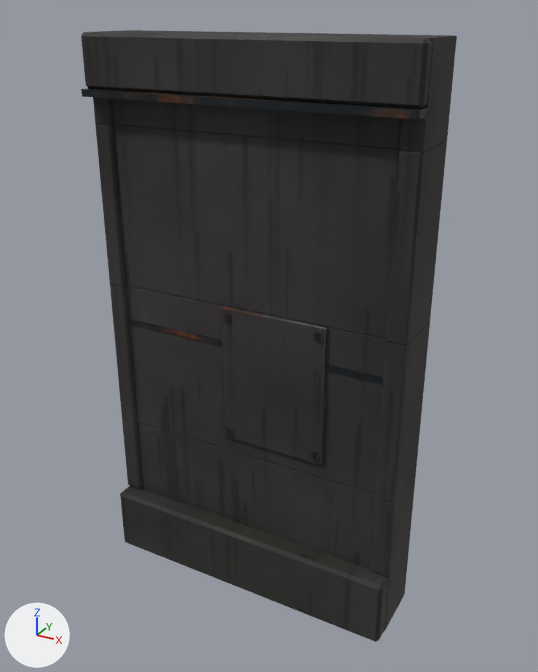
A saved change to the glTF model void-runner/assets/models/kit/kit_wall_plain_2m.glb.
Camera for both pictures: a camera (50 mm lens) standing at (3.09, -3.37, 3.62) and looking at (1.07, 0.3, 1.78). Arrows for +X, +Y and +Z are at lower left; the lights stay in place. The first picture is the older version. Where no turn or scale is listed for an object, it has been applied to the vertices. Vertices at exactly the same position are counted once.

Objects in the first picture: 'kit_wall_plain_2m'.
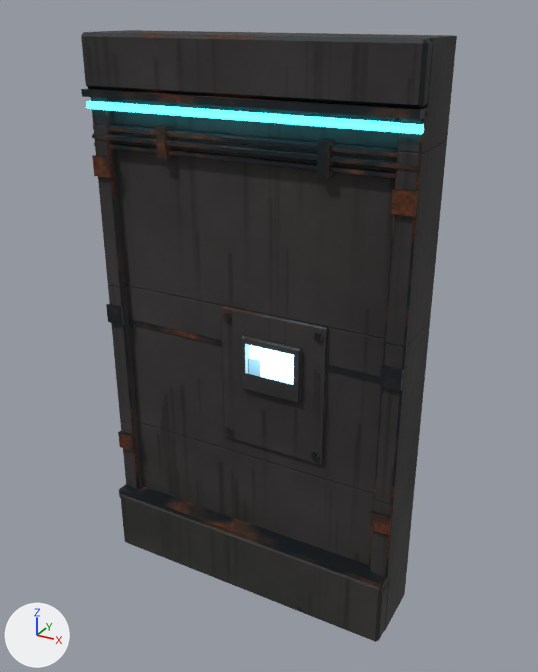
Location of each change, (x1, y1, x2, y2) in pixels of the pictures (538 x 672 px):
'kit_wall_plain_2m__neon_0', added (cyan)
    after: (86, 101, 424, 134)
part 1 of me_kit_wall_plain_2m, added
    after: (240, 335, 302, 403)
part 2 of me_kit_wall_plain_2m, added
    after: (118, 431, 135, 451)
part 3 of me_kit_wall_plain_2m, added
    after: (106, 304, 124, 325)
part 4 of me_kit_wall_plain_2m, added
    after: (92, 155, 112, 178)
part 5 of me_kit_wall_plain_2m, added
    after: (370, 511, 392, 535)
part 6 of me_kit_wall_plain_2m, added
    after: (380, 365, 404, 391)
part 7 of me_kit_wall_plain_2m, added (brown)
    after: (391, 189, 418, 217)
part 8 of me_kit_wall_plain_2m, added
    after: (119, 484, 390, 594)
part 9 of me_kit_wall_plain_2m, added (brown)
    after: (155, 125, 172, 160)
part 10 of me_kit_wall_plain_2m, added
    after: (317, 139, 334, 178)
part 11 of me_kit_wall_plain_2m, added
    after: (245, 344, 294, 385)
part 12 of me_kit_wall_plain_2m, built on
    before: (93, 97, 428, 576)
    after: (91, 97, 427, 577)
part 13 of me_kit_wall_plain_2m, edited (looks the same)
    both: (81, 32, 432, 109)

Edits to the bpy script that builds the scene:
```text
Add mat_kit_emissive:
    mat_kit_emissive = bpy.data.materials.new('kit_emissive')
    mat_kit_emissive.use_nodes = True; mat_kit_emissive.node_tree.nodes.clear()
    _N = mat_kit_emissive.node_tree.nodes; _L = mat_kit_emissive.node_tree.links
    n0 = _N.new('ShaderNodeBsdfPrincipled'); n0.name = 'Principled BSDF'
    n0.inputs[0].default_value = (0.0, 0.0, 0.0, 1.0)  # 'Base Color', black #000000
    n0.inputs[28].default_value = 6.0  # 'Emission Strength'
    n1 = _N.new('ShaderNodeOutputMaterial'); n1.name = 'Material Output'
    n2 = _N.new('ShaderNodeTexImage'); n2.name = 'Image Texture'
    n2.image = img_kit_emissive_color_png
    _L.new(n0.outputs[0], n1.inputs[0])  # 'BSDF' to 'Surface'
    _L.new(n2.outputs[0], n0.inputs[27])  # 'Color' to 'Emission Color'
Change me_kit_wall_plain_2m:
    remove me_kit_wall_plain_2m.from_pydata(...)  # 176 vertices, 304 faces; spans x 0.0..2.0, y 0.0..0.5, z 0.0..3.5
    add me_kit_wall_plain_2m.from_pydata(...)  # 310 vertices, 498 faces; spans x 0.0..2.0, y 0.0..0.5, z 0.0..3.5
    me_kit_wall_plain_2m part 1: the loose piece of 24 vertices spanning x 0.0..2.0, y 0.0..0.14, z 0.0..0.45 is copied, and the copy is scaled about its middle by (0.197, 0.177, 0.801), then moved by (0.19, 0.02, 1.45); it spans x 0.99..1.39, y 0.08..0.11, z 1.5..1.85
    me_kit_wall_plain_2m part 2: a new loose piece, a box spanning x 0.0..0.12, y 0.06..0.08, z 0.8..0.92, in mat_kit_metal
    me_kit_wall_plain_2m part 3: a new loose piece, a box spanning x 0.0..0.12, y 0.06..0.08, z 1.75..1.87, in mat_kit_metal
    me_kit_wall_plain_2m part 4: a new loose piece, a box spanning x 0.0..0.12, y 0.06..0.08, z 2.7..2.82, in mat_kit_metal
    me_kit_wall_plain_2m part 5: a new loose piece, a box spanning x 1.88..2.0, y 0.06..0.08, z 0.8..0.92, in mat_kit_metal
    me_kit_wall_plain_2m part 6: a new loose piece, a box spanning x 1.88..2.0, y 0.06..0.08, z 1.75..1.87, in mat_kit_metal
    me_kit_wall_plain_2m part 7: a new loose piece, a box spanning x 1.88..2.0, y 0.06..0.08, z 2.7..2.82, in mat_kit_metal
    me_kit_wall_plain_2m part 8: a new loose piece, a box spanning x 0.0..2.0, y 0.01..0.14, z 0.4..0.47, in mat_kit_metal
    me_kit_wall_plain_2m part 9: a new loose piece, a box spanning x 0.47..0.53, y 0.07..0.14, z 2.84..3.02, in mat_kit_metal
    me_kit_wall_plain_2m part 10: a new loose piece, a box spanning x 1.47..1.53, y 0.07..0.14, z 2.84..3.02, in mat_kit_metal
    me_kit_wall_plain_2m part 11: a new loose piece, a box spanning x 1.0294..1.3494, y 0.074..0.08, z 1.62..1.81, in mat_kit_emissive
    me_kit_wall_plain_2m part 12
    24 vertices in x 0.0..2.0, y 0.1..0.11, z 0.45..3.2 move by (0.0, -0.02, 0.0)
    15 vertices are added at x 0.0, y 0.07..0.12, z 2.86..3.0
    15 new vertices lie (2.0, 0.0, 0.0) away from vertices in x 0.0, y 0.07..0.12, z 2.86..3.0
    30 new faces join them, mat_kit_metal
    me_kit_wall_plain_2m part 13: 96 faces spanning x 0.0..2.0, y 0.04..0.14, z 0.45..3.5 switch from mat_kit_concrete to mat_kit_metal
    add me_kit_wall_plain_2m.materials.append(mat_kit_emissive)
Add ob_kit_wall_plain_2m__neon_0:
    ob_kit_wall_plain_2m__neon_0 = bpy.data.objects.new('kit_wall_plain_2m__neon_0', me_kit_wall_plain_2m__neon_0)  # a box spanning x 0.0..2.0, y 0.05..0.09, z 3.09..3.13
    ob_kit_wall_plain_2m__neon_0.location = (0.0, 0.0, 0.0)
```
